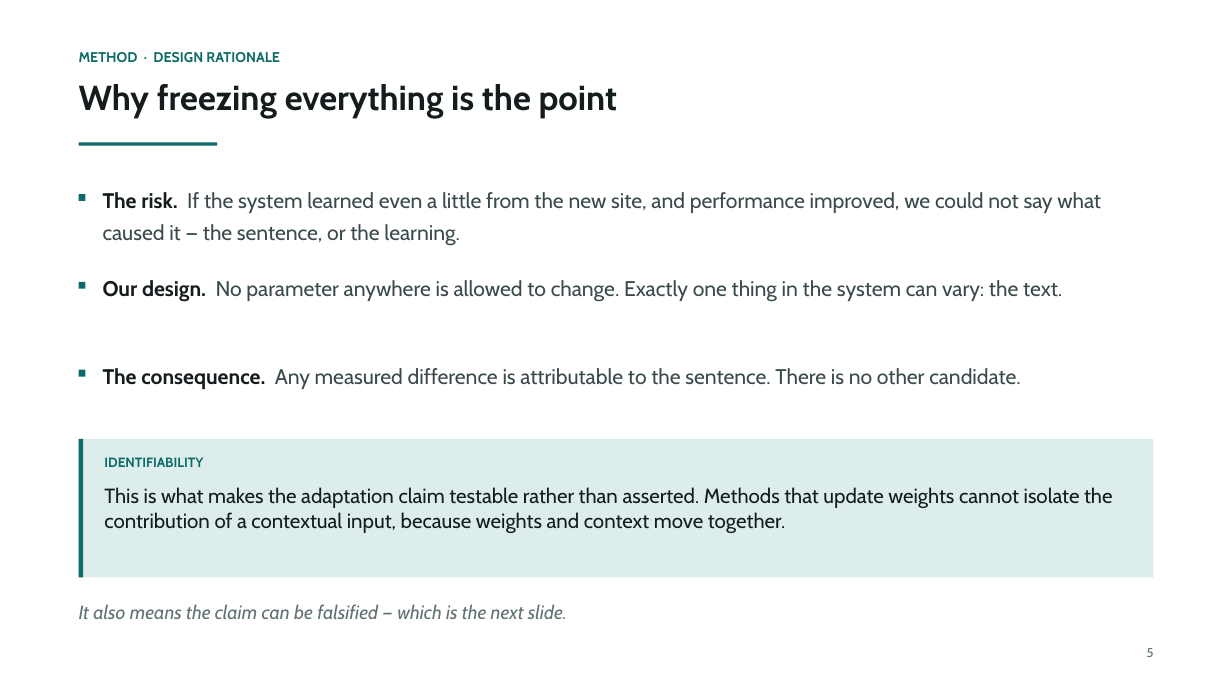
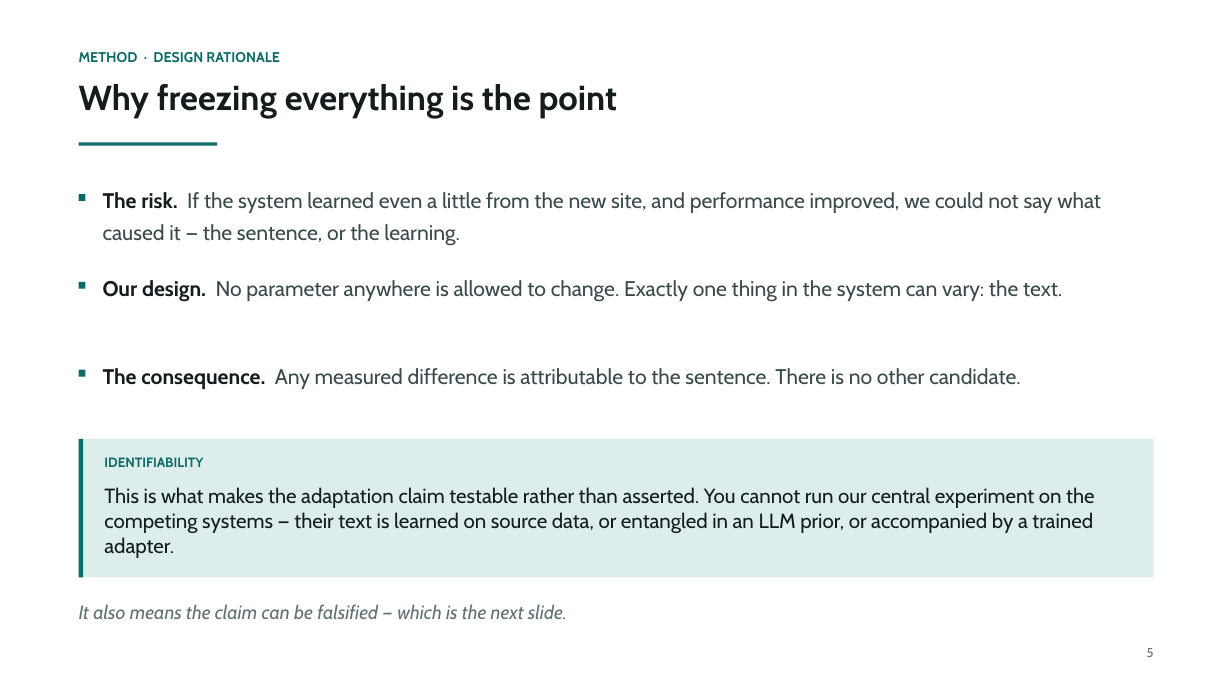
Before and after one commit to prakash-nitc/multimodal-anomaly-detection, a slide deck: slide 6 of docs/06_presentations/DA-ZVAD_Phase2_Review.pptx. Drawn at 1232x693 pixels with LibreOffice and Linux fonts; fonts in the diff are those of the drawing. Boxes give left, top, right and bottom in pixels: in the first picture for what was removed or moved away, otherwise in the second. Text is boxed around its words. In the diff, an @@ line names an element or a change of style, - is before the commit and + after.

```diff
--- a/docs/06_presentations/DA-ZVAD_Phase2_Review.pptx
+++ b/docs/06_presentations/DA-ZVAD_Phase2_Review.pptx
@@ text at box(104, 487, 1094, 558): text changed @@
-This is what makes the adaptation claim testable rather than asserted. Methods that update weights cannot isolate the contribution of a contextual input, because weights and context move together.
+This is what makes the adaptation claim testable rather than asserted. You cannot run our central experiment on the competing systems — their text is learned on source data, or entangled in an LLM prior, or accompanied by a trained adapter.
```
Also in this commit, not shown: 13 other slides changed, 2 slides added, 1 slide removed, 1 other file.
